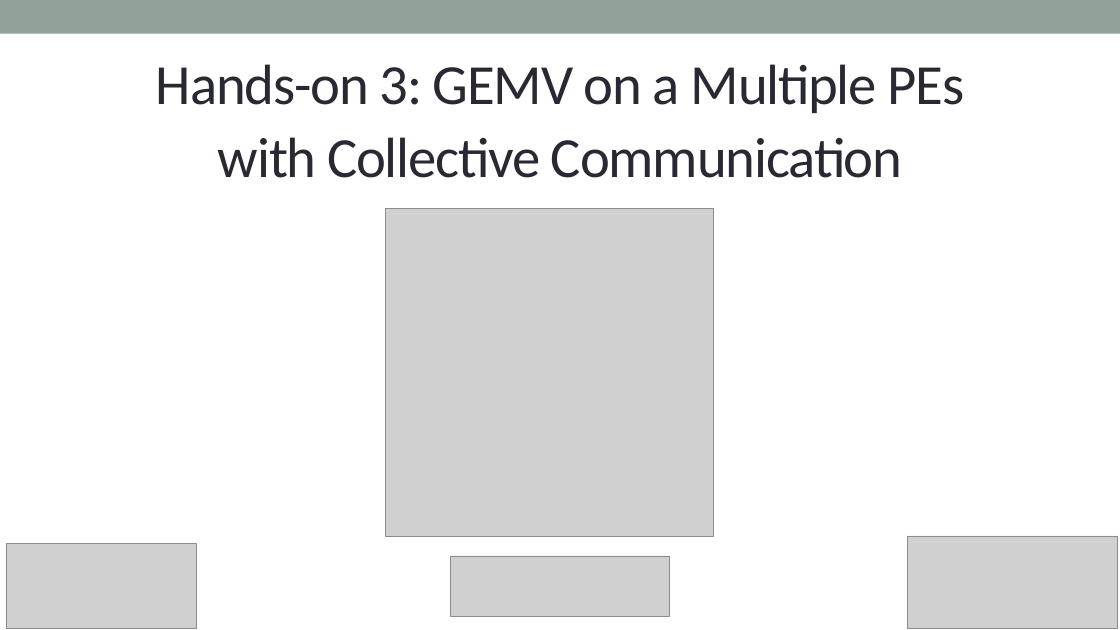
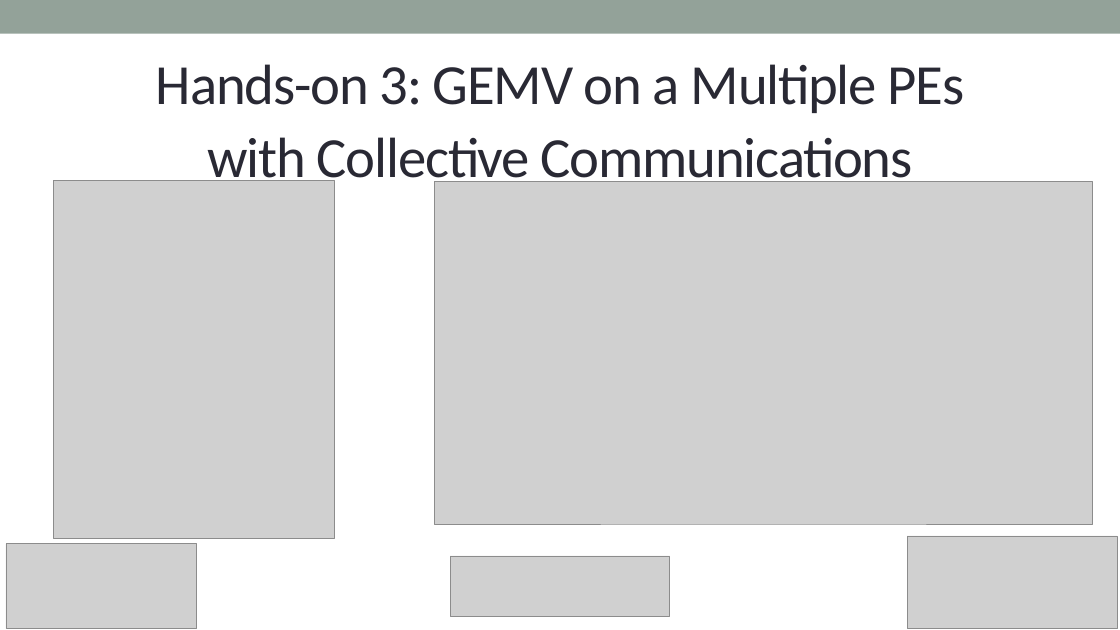
Before and after one commit to EPCCed/cs2-sdk-training, a slide deck: slide 1 of lectures/powerpoints/hands-on-3+washup.pptx. Drawn at 1120x630 pixels with LibreOffice and Linux fonts; fonts in the diff are those of the drawing; grey boxes stand for pictures. Boxes give left, top, right and bottom in pixels: in the first picture for what was removed or moved away, otherwise in the second. Text is boxed around its words. In the diff, an @@ line names an element or a change of style, - is before the commit and + after.

```diff
--- a/lectures/powerpoints/hands-on-3+washup.pptx
+++ b/lectures/powerpoints/hands-on-3+washup.pptx
@@ title at box(156, 64, 964, 190): text changed @@
-Hands-on 3: GEMV on a Multiple PEs
-with Collective Communication
+Hands-on 3: GEMV on a Multiple PEs
+with Collective Communications
@@ picture added at box(54, 181, 334, 539) @@
@@ picture removed at box(386, 208, 714, 537) @@
@@ picture added at box(434, 182, 1093, 524) @@
```
Also in this commit, not shown: 3 other slides changed, 2 slides removed, 1 other file.
